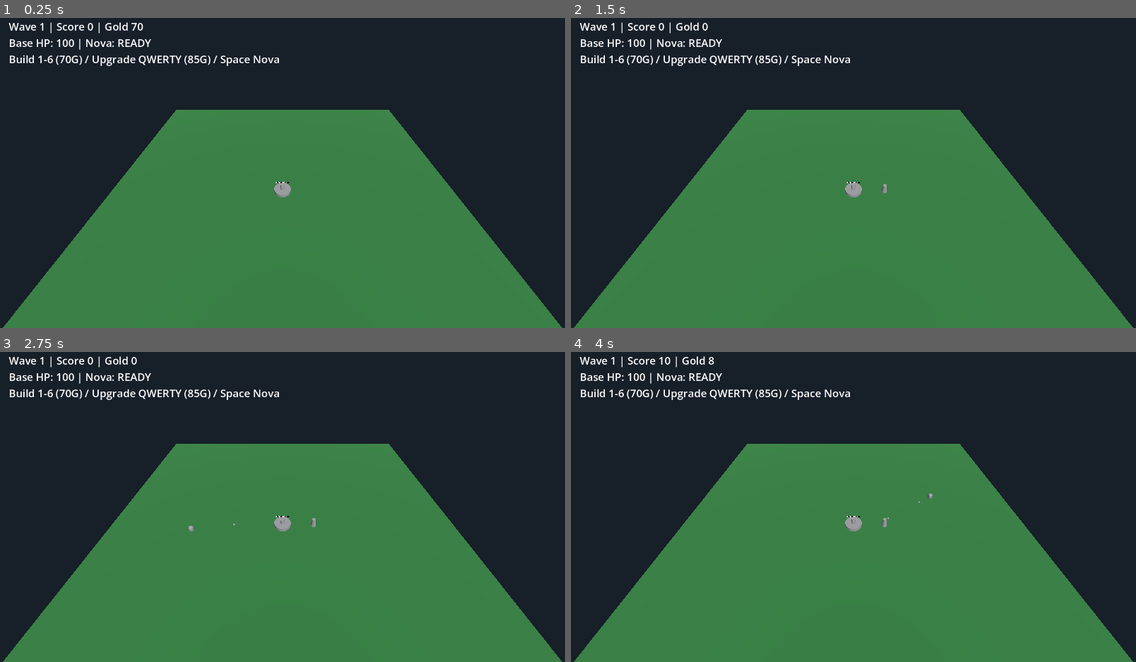
Above: before the commit, frames 1-4 (two rows, left to right).
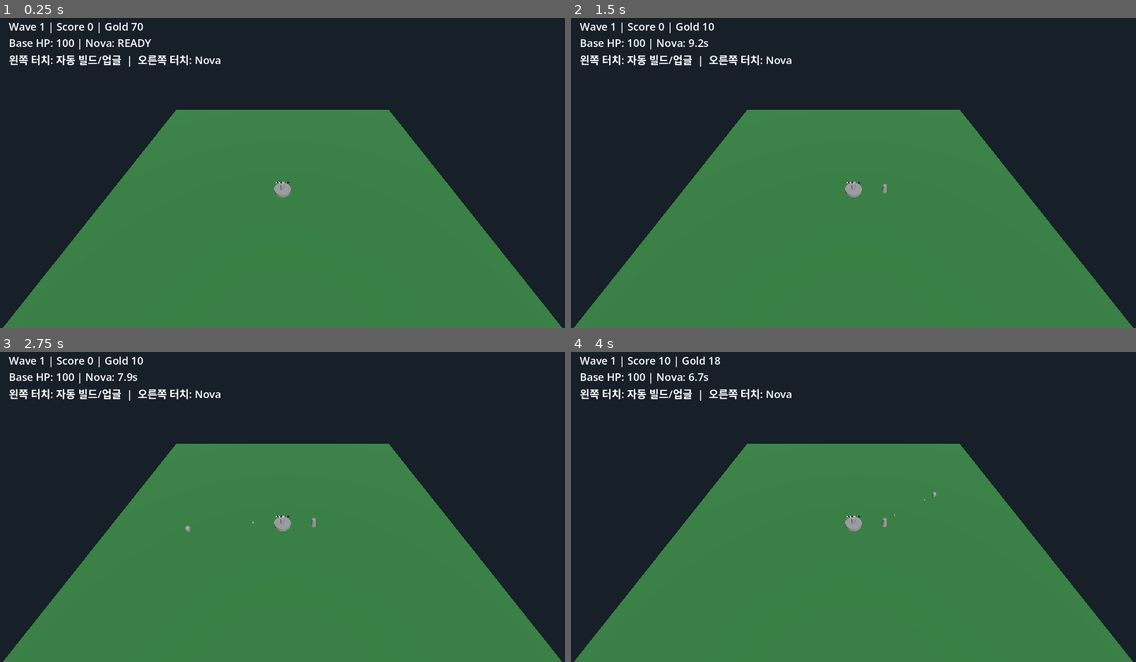
Above: after the commit, the same moments.

Repository: NoohTansony/godot-3d-defense-web
Game: Godot game, scene res://scenes/main.tscn
Two runs of this game, one before a commit and one after it. Both use one fixed random seed, a clock stepped at 60 frames per second and the inputs below.
Inputs (mouse positions are in pixels of both pictures, inside the frame that each line leads up to):
- Up to frame 1 (0.25 s): no input
- Up to frame 2 (1.5 s): tap Enter (ui_accept) at 0.5, 0.77, 1.25 s; move the mouse to (977, 154) at 0.52 s; hold W 0.53-1.28 s; tap 1 at 0.6 s; click (977, 154) at 0.67 s; move the mouse to (740, 185) at 1.27 s; tap 2 at 1.35 s
- Up to frame 3 (2.75 s): tap Enter (ui_accept) at 1.52, 2 s; move the mouse to (339, 432) at 2.02 s; hold W from 2.03 s (still down); tap 3 at 2.1 s
- Up to frame 4 (4 s): move the mouse to (825, 565) at 2.77 s; tap 4 at 2.85 s; click (825, 565) at 2.92 s; tap Enter (ui_accept) at 3.02, 3.77 s; move the mouse to (1023, 550) at 3.52 s; release W at 3.53 s; tap 5 at 3.6 s

The runs differ from the first frame. In frame 1, 0.8% of the frame differs, in the area x 1-50%, y 11-16%; in frame 2, 1.0%; in frame 3, 1.0%; in frame 4, 1.0%, in the area x 1-65%, y 1-55%.
Error before the commit: Invalid assignment of property or key 'material_override' with value of type 'StandardMaterial3D' on a base object of type 'Nil'. (res://scripts/enemy.gd:62)
Error after the commit: Invalid access to property or key 'theme_override_font_sizes' on a base object of type 'Label'. (res://scripts/main.gd:67)

Commit message:
Mobile optimization: touch controls, auto build/upgrade, lighter mobile tuning

Diff:
--- a/project.godot
+++ b/project.godot
@@ -1,16 +1,24 @@
 ; Engine configuration file.
-; It's best edited using the editor and not directly.
+; It's best edited using the editor UI and not directly,
+; since the parameters that go here are not all obvious.
+;
+; Format:
+;   [section] ; section goes between []
+;   param=value ; assign values to parameters
 
 config_version=5
 
+[animation]
+
+compatibility/default_parent_skeleton_in_mesh_instance_3d=true
+
 [application]
+
 config/name="Mini3DDefense"
 run/main_scene="res://scenes/main.tscn"
-config/features=PackedStringArray("4.2")
+config/features=PackedStringArray("4.6")
 
 [display]
+
 window/size/viewport_width=1280
 window/size/viewport_height=720
-
-[rendering]
-renderer/rendering_method="forward_plus"
--- a/scripts/main.gd
+++ b/scripts/main.gd
@@ -23,6 +23,9 @@
 var turret_upgrade_cost := 85
 var skill_cd := 0.0
 var skill_cd_max := 14.0
+
+var is_mobile_mode := false
+var auto_timer: Timer
 
 var build_slots: Array[Vector3] = [
 	Vector3(0, 0.6, 0),
@@ -36,6 +39,8 @@
 
 func _ready() -> void:
 	randomize()
+	is_mobile_mode = DisplayServer.is_touchscreen_available() or OS.has_feature("web_android") or OS.has_feature("web_ios")
+
 	spawn_timer.wait_time = spawn_interval
 	wave_timer.wait_time = wave_gap
 	spawn_timer.timeout.connect(_on_spawn_timer_timeout)
@@ -45,13 +50,47 @@
 	placed_turrets.resize(build_slots.size())
 	_build_turret_at_slot(0)
 
+	if is_mobile_mode:
+		_apply_mobile_tuning()
+
 	_update_ui("Wave 1 시작")
 	spawn_timer.start()
 
+func _apply_mobile_tuning() -> void:
+	# 모바일은 조작을 단순화하고 약간 가볍게 설정
+	turret_cost = 60
+	turret_upgrade_cost = 75
+	skill_cd_max = 10.0
+	enemies_per_wave = 7
+	spawn_interval = 1.75
+	spawn_timer.wait_time = spawn_interval
+	ui_label.theme_override_font_sizes.font_size = 28
+
+	auto_timer = Timer.new()
+	auto_timer.wait_time = 2.4
+	auto_timer.one_shot = false
+	auto_timer.timeout.connect(_mobile_auto_build_or_upgrade)
+	add_child(auto_timer)
+	auto_timer.start()
+
+	# 초반 답답함 방지
+	_build_turret_at_slot(1)
+
 func _input(event: InputEvent) -> void:
 	if game_over:
 		if event.is_action_pressed("ui_accept"):
 			get_tree().reload_current_scene()
+		if event is InputEventScreenTouch and event.pressed:
+			get_tree().reload_current_scene()
+		return
+
+	if is_mobile_mode and event is InputEventScreenTouch and event.pressed:
+		# 모바일: 왼쪽 터치=빌드/업그레이드, 오른쪽 터치=Nova
+		var w = get_viewport().get_visible_rect().size.x
+		if event.position.x < w * 0.55:
+			_mobile_auto_build_or_upgrade()
+		else:
+			_cast_nova_skill()
 		return
 
 	if event is InputEventKey and event.pressed and not event.echo:
@@ -70,6 +109,26 @@
 			KEY_Y: _upgrade_turret_at_slot(5)
 			KEY_SPACE: _cast_nova_skill()
 
+func _mobile_auto_build_or_upgrade() -> void:
+	if game_over:
+		return
+	# 빈 슬롯이 있으면 먼저 빌드
+	for i in range(build_slots.size()):
+		if (placed_turrets[i] == null or not is_instance_valid(placed_turrets[i])) and gold >= turret_cost:
+			_build_turret_at_slot(i)
+			return
+	# 다 찼으면 가장 낮은 레벨 업그레이드
+	var best_idx := -1
+	var best_level := 999
+	for i in range(placed_turrets.size()):
+		var t = placed_turrets[i]
+		if t != null and is_instance_valid(t):
+			if t.level < best_level:
+				best_level = t.level
+				best_idx = i
+	if best_idx >= 0 and gold >= turret_upgrade_cost:
+		_upgrade_turret_at_slot(best_idx)
+
 func _build_turret_at_slot(idx: int) -> void:
 	if idx < 0 or idx >= build_slots.size():
 		return
@@ -110,6 +169,8 @@
 	if spawned_in_wave >= enemies_per_wave:
 		spawn_timer.stop()
 		wave_timer.start()
+		return
+	if is_mobile_mode and enemies.get_child_count() > 32:
 		return
 	spawned_in_wave += 1
 	_spawn_enemy()
@@ -152,7 +213,9 @@
 	game_over = true
 	spawn_timer.stop()
 	wave_timer.stop()
-	ui_label.text = "GAME OVER\n점수: %d | Wave: %d\nEnter로 재시작" % [score, wave]
+	if is_instance_valid(auto_timer):
+		auto_timer.stop()
+	ui_label.text = "GAME OVER\n점수: %d | Wave: %d\n터치 또는 Enter로 재시작" % [score, wave]
 
 func _process(delta: float) -> void:
 	if game_over:
@@ -162,7 +225,10 @@
 		return
 	var hp_text = "Base HP: %d" % int(base.hp)
 	var cd_text = "Nova: READY" if skill_cd <= 0.0 else "Nova: %.1fs" % skill_cd
-	ui_label.text = "Wave %d | Score %d | Gold %d\n%s | %s\nBuild 1-6 (%dG) / Upgrade QWERTY (%dG) / Space Nova" % [wave, score, gold, hp_text, cd_text, turret_cost, turret_upgrade_cost]
+	if is_mobile_mode:
+		ui_label.text = "Wave %d | Score %d | Gold %d\n%s | %s\n왼쪽 터치: 자동 빌드/업글  |  오른쪽 터치: Nova" % [wave, score, gold, hp_text, cd_text]
+	else:
+		ui_label.text = "Wave %d | Score %d | Gold %d\n%s | %s\nBuild 1-6 (%dG) / Upgrade QWERTY (%dG) / Space Nova" % [wave, score, gold, hp_text, cd_text, turret_cost, turret_upgrade_cost]
 
 func _update_ui(prefix := "") -> void:
 	if prefix != "":
Not shown, changed: README.md
Not shown, changed: dist/index.html
Not shown, changed: dist/index.pck
